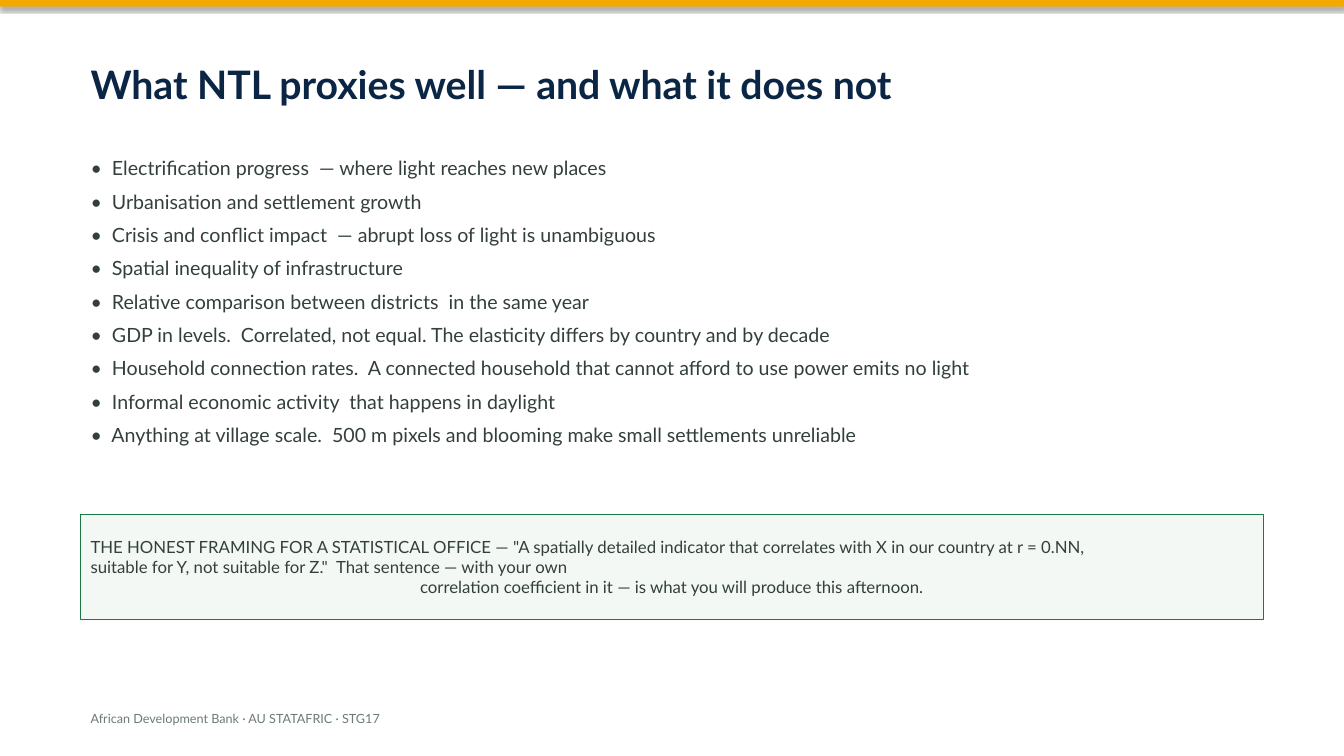
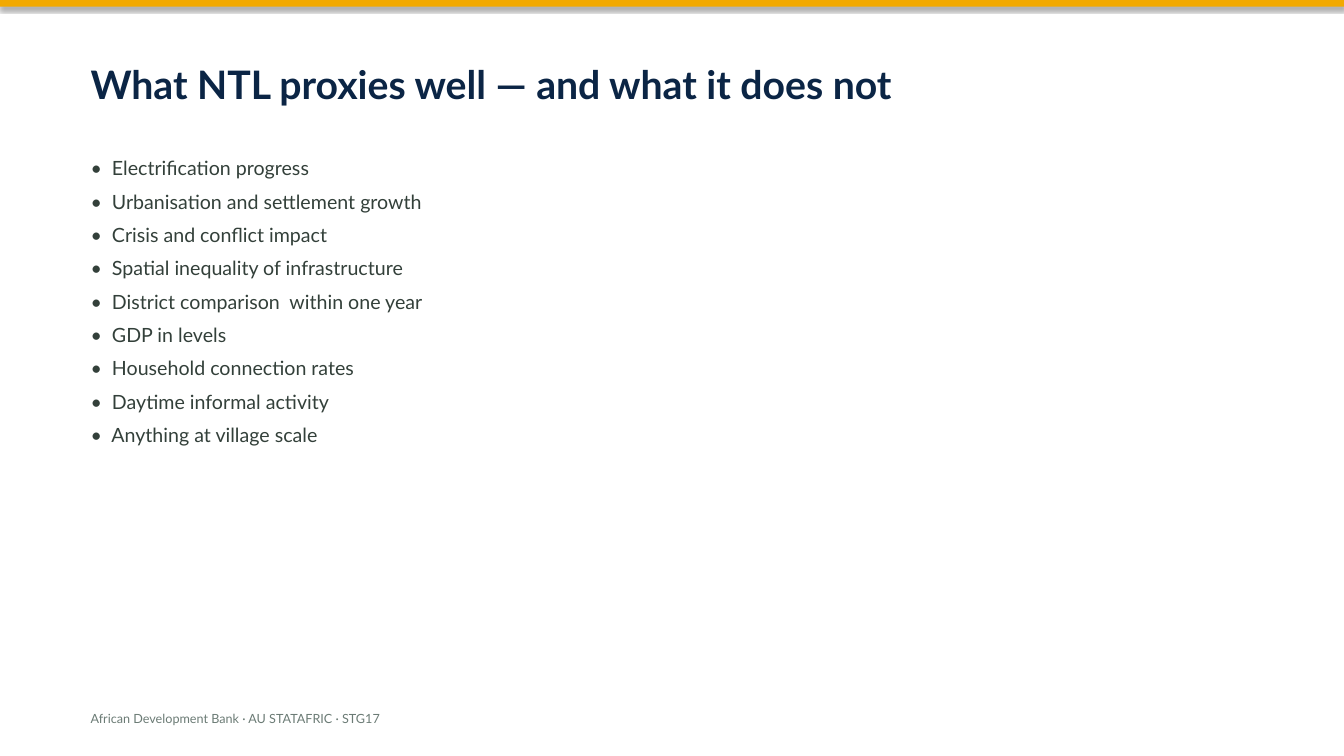
Before and after one commit to datainnov4africa-web/stg17-workshop, a slide deck: slide 17 of docs/slides/pptx/08-ntl-what-darkness-tells-us-en.pptx (slide 14 before the commit). Drawn at 1344x756 pixels with LibreOffice and Linux fonts; fonts in the diff are those of the drawing. Boxes give left, top, right and bottom in pixels: in the first picture for what was removed or moved away, otherwise in the second. Text is boxed around its words. In the diff, an @@ line names an element or a change of style, - is before the commit and + after.

```diff
--- a/docs/slides/pptx/08-ntl-what-darkness-tells-us-en.pptx
+++ b/docs/slides/pptx/08-ntl-what-darkness-tells-us-en.pptx
@@ text at box(112, 160, 309, 179): text changed @@
-• Electrification progress — where light reaches new places
+• Electrification progress
@@ text at box(112, 227, 327, 246): text changed @@
-• Crisis and conflict impact — abrupt loss of light is unambiguous
+• Crisis and conflict impact
@@ text at box(111, 294, 422, 446): text changed @@
-• Relative comparison between districts in the same year
-• GDP in levels. Correlated, not equal. The elasticity differs by country and by decade
-• Household connection rates. A connected household that cannot afford to use power emits no light
-• Informal economic activity that happens in daylight
-• Anything at village scale. 500 m pixels and blooming make small settlements unreliable
+• District comparison within one year
+• GDP in levels
+• Household connection rates
+• Daytime informal activity
+• Anything at village scale
@@ rectangle removed at box(81, 514, 1263, 620) @@
-THE HONEST FRAMING FOR A STATISTICAL OFFICE — "A spatially detailed indicator that correlates with X in our country at r = 0.NN,
-suitable for Y, not suitable for Z." That sentence — with your own
-correlation coefficient in it — is what you will produce this afternoon.
```
Also in this commit, not shown: 11 other slides changed, 3 slides added, 11 other files.
